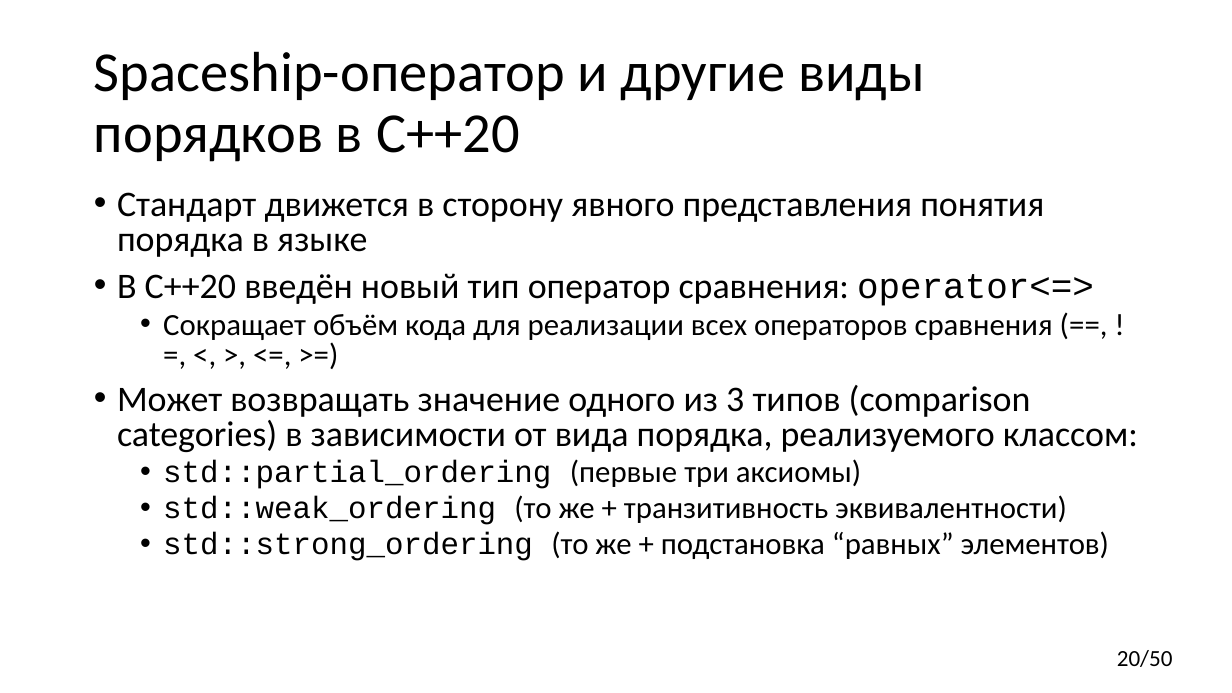
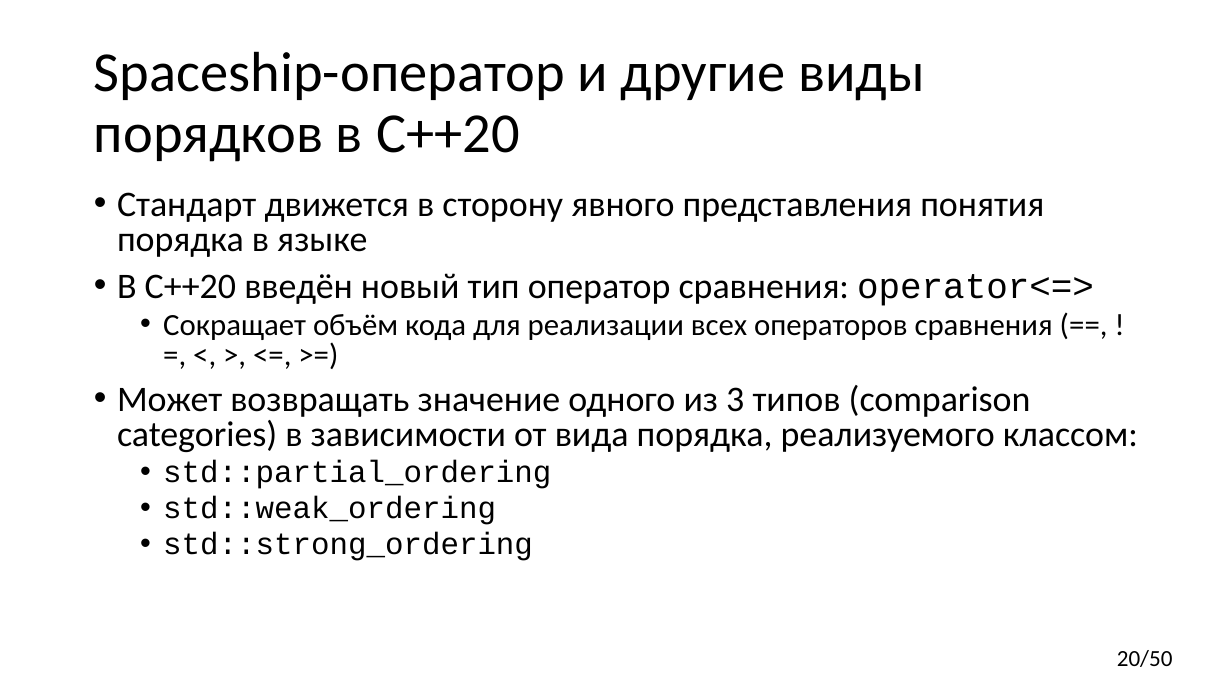
Before and after one commit to yugr/CppRussia, a slide deck: slide 20 of 2023/RU.pptx. Drawn at 1232x693 pixels with LibreOffice and Linux fonts; fonts in the diff are those of the drawing. Boxes give left, top, right and bottom in pixels: in the first picture for what was removed or moved away, otherwise in the second. Text is boxed around its words. In the diff, an @@ line names an element or a change of style, - is before the commit and + after.

Commit message:
Minor fixes.

```diff
--- a/2023/RU.pptx
+++ b/2023/RU.pptx
@@ text at (x1=163, y1=460, x2=551, y2=561): text changed; font Calibri to Courier New @@
-  • std::partial_ordering (первые три аксиомы)
-  • std::weak_ordering (то же + транзитивность эквивалентности)
-  • std::strong_ordering (то же + подстановка “равных” элементов)
+  • std::partial_ordering
+  • std::weak_ordering
+  • std::strong_ordering
```
Also in this commit, not shown: 8 other slides changed.
